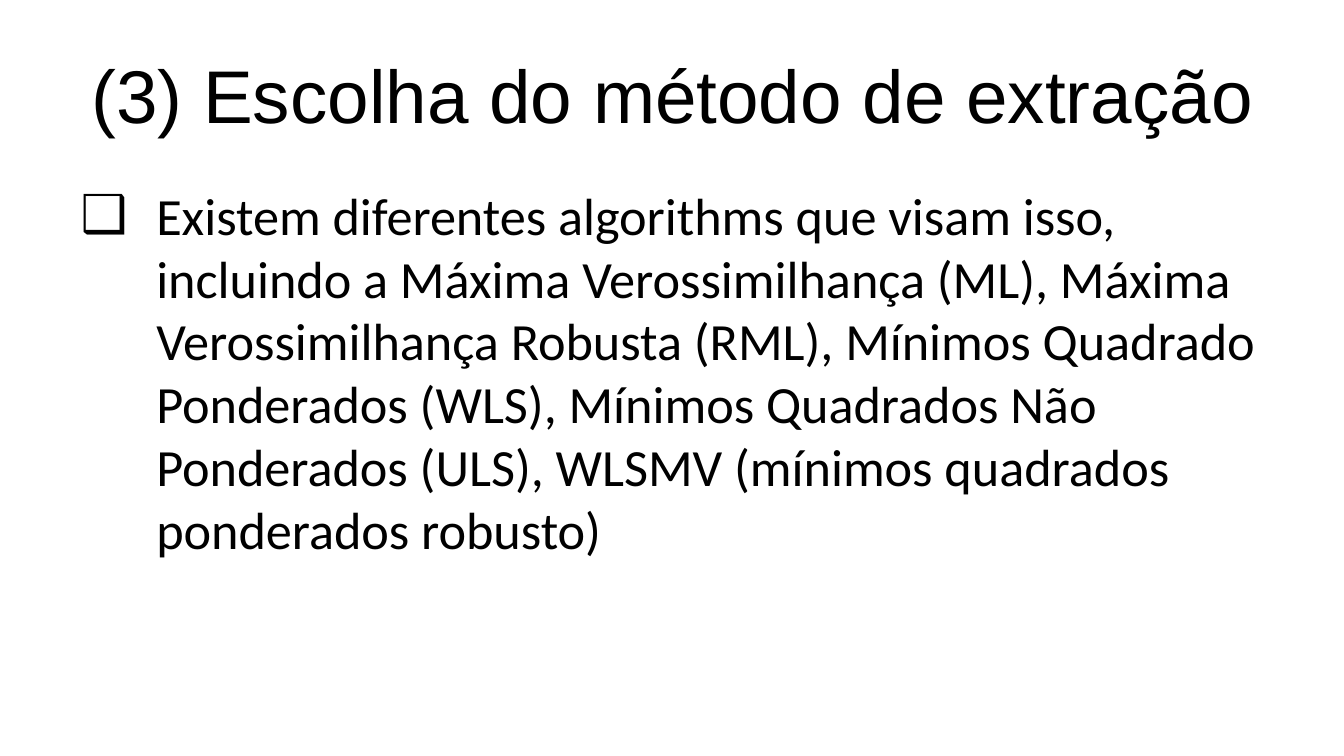
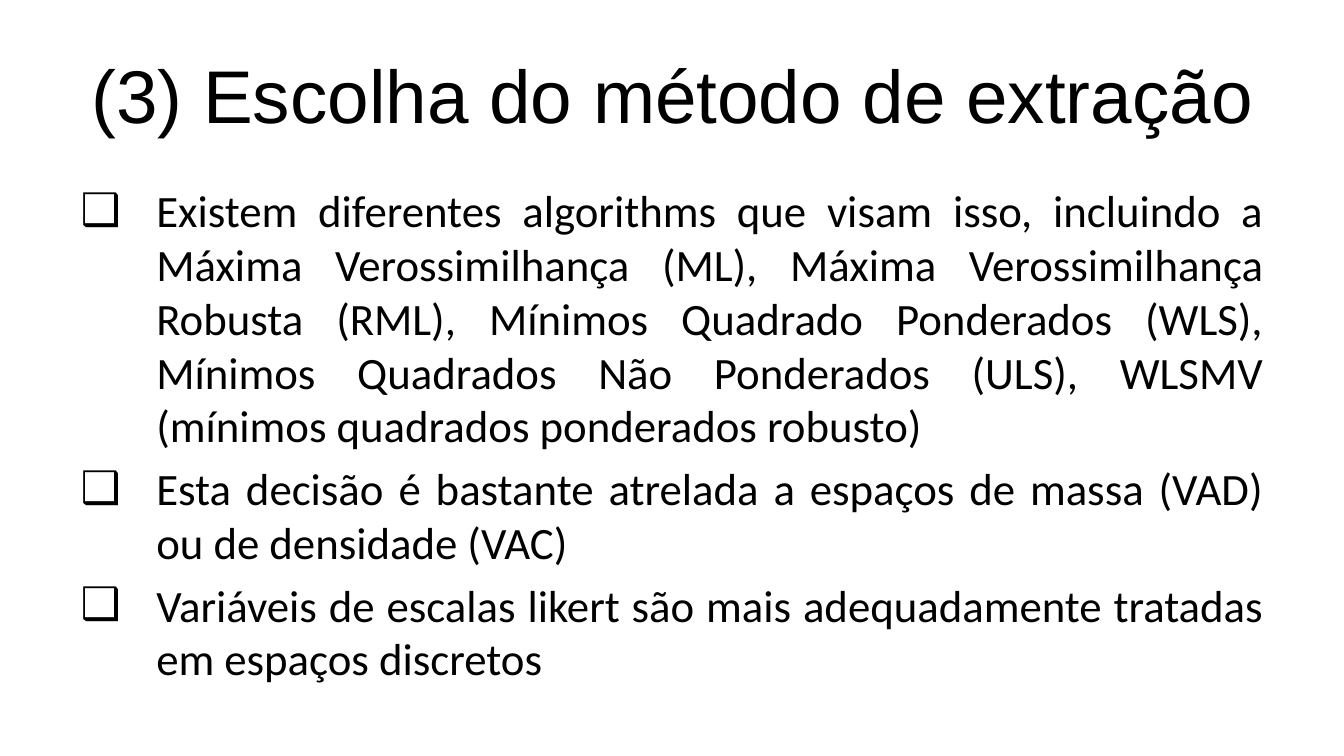
Before and after one commit to anovabr/psicometria_aplicada, a slide deck: slide 41 of slides/Aula 3 - A proposta da EFA.pptx (slide 26 before the commit). Drawn at 1344x756 pixels with LibreOffice and Linux fonts; fonts in the diff are those of the drawing; background and template pictures are left out. Boxes give left, top, right and bottom in pixels: in the first picture for what was removed or moved away, otherwise in the second. Text is boxed around its words. In the diff, an @@ line names an element or a change of style, - is before the commit and + after.

```diff
--- a/slides/Aula 3 - A proposta da EFA.pptx
+++ b/slides/Aula 3 - A proposta da EFA.pptx
@@ text at <box>156,196,1263,450</box>: size 28 to 24 pt in "Existem diferentes algorithms que visam isso, incluindo ..."; alignment left to justified @@
@@ text at <box>156,472,1263,683</box>: paragraphs added @@
+❑ Esta decisão é bastante atrelada a espaços de massa (VAD) ou de densidade (VAC)
+❑ Variáveis de escalas likert são mais adequadamente tratadas em espaços discretos
```
Also in this commit, not shown: 17 other slides changed, 16 slides added, 25 slides removed, 3 other files.
